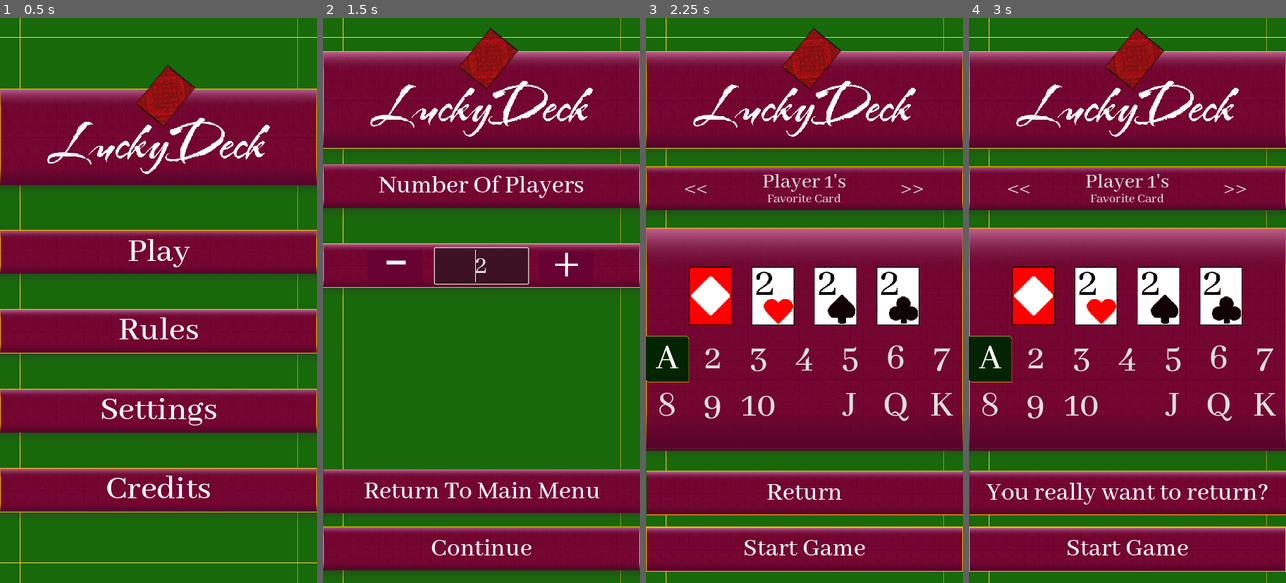
Above: before the commit, frames 1-4 (left to right).
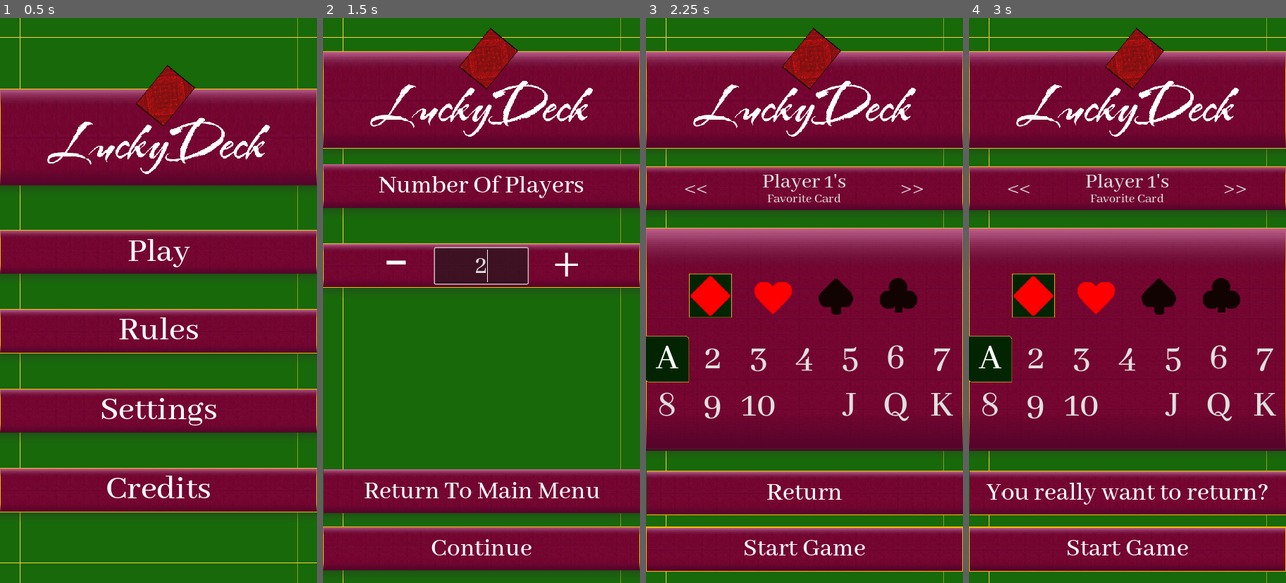
Above: after the commit, the same moments.

Repository: Yavuz7/LuckyDeck
Game: Godot game, scene res://Scripts/main_menu.tscn
Same seed, same stepped clock (60 frames per second), same inputs: the game is played once before the commit and once after it.
Inputs:
- Up to frame 1 (0.5 s): no input
- Up to frame 2 (1.5 s): click "Play" at 0.5 s; click "Play" at 1.25 s
- Up to frame 3 (2.25 s): click "Continue" at 2 s
- Up to frame 4 (3 s): click "Return" at 2.75 s

Frame 1 is identical in both runs. In frame 2, less than 0.1% of the frame differs, in the area x 48-66%, y 40-48%; in frame 3, 5.2%, in the area x 13-87%, y 44-55%; in frame 4, 5.2%.

Commit message:
Added New Button Icons, Added Rules Page, Fixed Settings Page

Diff:
--- a/Menus/player_favorite_card_menu.tscn
+++ b/Menus/player_favorite_card_menu.tscn
@@ -7,14 +7,17 @@
 [ext_resource type="PackedScene" uid="uid://cvgijvugy7wxe" path="res://assets/button_scene.tscn" id="5_ih1l5"]
 [ext_resource type="Texture2D" uid="uid://bgmppv2cfhcf6" path="res://assets/Images/luckydecklogo.png" id="6_8r48o"]
 [ext_resource type="Texture2D" uid="uid://dpqbxplhq7uc" path="res://assets/Images/bigArea.png" id="7_eqpu7"]
-[ext_resource type="Texture2D" uid="uid://dd6xoy4hk75l0" path="res://assets/Images/CardFronts/cards1-2.png" id="7_qqvy6"]
-[ext_resource type="Texture2D" uid="uid://skqe0wti1hj4" path="res://assets/Images/CardFronts/cards1-1.png" id="8_ev2v0"]
-[ext_resource type="Texture2D" uid="uid://dyqua4h061bdt" path="res://assets/Images/CardFronts/cards2-2.png" id="9_6kjnu"]
-[ext_resource type="Texture2D" uid="uid://djp50bkf568lt" path="res://assets/Images/CardFronts/cards3-2.png" id="10_we5hs"]
-[ext_resource type="Texture2D" uid="uid://bblli8752c24p" path="res://assets/Images/CardFronts/cards4-2.png" id="11_geyms"]
+[ext_resource type="Texture2D" uid="uid://bn0gycc1c1c4q" path="res://assets/Images/cardIconsForSelection/icons0000.png" id="8_ya2cn"]
+[ext_resource type="Texture2D" uid="uid://ct4qc5mx2hkcq" path="res://assets/Images/cardIconsForSelection/iconsselected0000.png" id="9_cgfth"]
+[ext_resource type="Texture2D" uid="uid://dyd1bindyimtm" path="res://assets/Images/cardIconsForSelection/icons0013.png" id="10_xlu7g"]
+[ext_resource type="Texture2D" uid="uid://d4fq3wahhb1ue" path="res://assets/Images/cardIconsForSelection/iconsselected0013.png" id="11_jx3oa"]
 [ext_resource type="StyleBox" uid="uid://c2ji6gf4rscq" path="res://assets/style/buttonSelectBox.tres" id="12_0eglg"]
+[ext_resource type="Texture2D" uid="uid://cfhur00cwg283" path="res://assets/Images/cardIconsForSelection/icons0026.png" id="12_h3pts"]
+[ext_resource type="Texture2D" uid="uid://dymagdpy1k10x" path="res://assets/Images/cardIconsForSelection/iconsselected0026.png" id="13_7caub"]
 [ext_resource type="Theme" uid="uid://brkyelj36ne10" path="res://Scripts/maintheme.tres" id="13_oxe6j"]
 [ext_resource type="Texture2D" uid="uid://dsyec6g04gdst" path="res://assets/Images/Buttons/buttonhighlights.svg" id="14_0v47k"]
+[ext_resource type="Texture2D" uid="uid://dahtqc12bn4jb" path="res://assets/Images/cardIconsForSelection/icons0039.png" id="14_f26yk"]
+[ext_resource type="Texture2D" uid="uid://csbg6km7e1tju" path="res://assets/Images/cardIconsForSelection/iconsselected0039.png" id="15_2ui41"]
 [ext_resource type="Texture2D" uid="uid://bfv4r7hwpte2q" path="res://assets/Images/buttonpattern2.png" id="15_kwy4t"]
 
 [sub_resource type="StyleBoxEmpty" id="StyleBoxEmpty_oongi"]
@@ -202,29 +205,29 @@
 toggle_mode = true
 button_pressed = true
 button_group = ExtResource("2_7fcjv")
-texture_normal = ExtResource("7_qqvy6")
-texture_pressed = ExtResource("8_ev2v0")
+texture_normal = ExtResource("8_ya2cn")
+texture_pressed = ExtResource("9_cgfth")
 
 [node name="Heart" type="TextureButton" parent="mainLayoutCredits/SelectionBox/cardSelection/VBoxContainer/Suit Selection/HBoxContainer"]
 layout_mode = 2
 toggle_mode = true
 button_group = ExtResource("2_7fcjv")
-texture_normal = ExtResource("9_6kjnu")
-texture_pressed = ExtResource("8_ev2v0")
+texture_normal = ExtResource("10_xlu7g")
+texture_pressed = ExtResource("11_jx3oa")
 
 [node name="Spade" type="TextureButton" parent="mainLayoutCredits/SelectionBox/cardSelection/VBoxContainer/Suit Selection/HBoxContainer"]
 layout_mode = 2
 toggle_mode = true
 button_group = ExtResource("2_7fcjv")
-texture_normal = ExtResource("10_we5hs")
-texture_pressed = ExtResource("8_ev2v0")
+texture_normal = ExtResource("12_h3pts")
+texture_pressed = ExtResource("13_7caub")
 
 [node name="Club" type="TextureButton" parent="mainLayoutCredits/SelectionBox/cardSelection/VBoxContainer/Suit Selection/HBoxContainer"]
 layout_mode = 2
 toggle_mode = true
 button_group = ExtResource("2_7fcjv")
-texture_normal = ExtResource("11_geyms")
-texture_pressed = ExtResource("8_ev2v0")
+texture_normal = ExtResource("14_f26yk")
+texture_pressed = ExtResource("15_2ui41")
 
 [node name="MarginContainer" type="MarginContainer" parent="mainLayoutCredits/SelectionBox/cardSelection/VBoxContainer"]
 layout_mode = 2
--- a/Menus/player_number_selection.tscn
+++ b/Menus/player_number_selection.tscn
@@ -7,11 +7,9 @@
 [ext_resource type="Theme" uid="uid://brkyelj36ne10" path="res://Scripts/maintheme.tres" id="4_u1d0b"]
 [ext_resource type="Script" path="res://assets/returnButton.gd" id="5_by2kf"]
 
-[sub_resource type="PlaceholderTexture2D" id="PlaceholderTexture2D_7xfou"]
-size = Vector2(0, 0)
-
-[sub_resource type="StyleBoxFlat" id="StyleBoxFlat_ey3mi"]
-bg_color = Color(0.407843, 0.00784314, 0.2, 1)
+[sub_resource type="PlaceholderTexture2D" id="PlaceholderTexture2D_cqvo7"]
+
+[sub_resource type="StyleBoxEmpty" id="StyleBoxEmpty_gpwuu"]
 
 [sub_resource type="StyleBoxEmpty" id="StyleBoxEmpty_puhaq"]
 
@@ -21,6 +19,10 @@
 [sub_resource type="StyleBoxEmpty" id="StyleBoxEmpty_6pv0k"]
 
 [sub_resource type="StyleBoxEmpty" id="StyleBoxEmpty_0vc4m"]
+
+[sub_resource type="StyleBoxEmpty" id="StyleBoxEmpty_7dt22"]
+
+[sub_resource type="StyleBoxEmpty" id="StyleBoxEmpty_rgy5p"]
 
 [node name="playerNumberSelection" type="Panel"]
 anchors_preset = 15
@@ -84,7 +86,7 @@
 [node name="PlayersHeading" parent="mainLayoutCredits/Heading Seperator" instance=ExtResource("2_pldgd")]
 layout_mode = 2
 
-[node name="Label" type="Label" parent="mainLayoutCredits/Heading Seperator/PlayersHeading"]
+[node name="Label2" type="Label" parent="mainLayoutCredits/Heading Seperator/PlayersHeading"]
 layout_mode = 1
 anchors_preset = 8
 anchor_left = 0.5
@@ -105,10 +107,6 @@
 [node name="playerButtons" parent="mainLayoutCredits" instance=ExtResource("2_pldgd")]
 layout_mode = 2
 
-[node name="TextureRect" parent="mainLayoutCredits/playerButtons" index="0"]
-offset_top = 1.0
-offset_bottom = -1.0
-
 [node name="totalPlayers" type="SpinBox" parent="mainLayoutCredits/playerButtons/TextureRect" index="0"]
 layout_mode = 1
 anchors_preset = 8
@@ -122,8 +120,9 @@
 offset_bottom = 40.0
 grow_horizontal = 2
 grow_vertical = 2
-theme_override_icons/updown = SubResource("PlaceholderTexture2D_7xfou")
+theme_override_icons/updown = SubResource("PlaceholderTexture2D_cqvo7")
 min_value = 2.0
+max_value = 1000.0
 value = 2.0
 rounded = true
 allow_greater = true
@@ -142,7 +141,7 @@
 offset_bottom = 37.0
 theme_override_colors/font_pressed_color = Color(0, 0, 0, 1)
 theme_override_font_sizes/font_size = 0
-theme_override_styles/normal = SubResource("StyleBoxFlat_ey3mi")
+theme_override_styles/normal = SubResource("StyleBoxEmpty_gpwuu")
 theme_override_styles/hover = SubResource("StyleBoxEmpty_puhaq")
 theme_override_styles/pressed = SubResource("StyleBoxFlat_qeg7c")
 theme_override_styles/disabled = SubResource("StyleBoxEmpty_6pv0k")
@@ -177,7 +176,7 @@
 offset_bottom = 35.0
 theme_override_colors/font_pressed_color = Color(0, 0, 0, 1)
 theme_override_font_sizes/font_size = 0
-theme_override_styles/normal = SubResource("StyleBoxFlat_ey3mi")
+theme_override_styles/normal = SubResource("StyleBoxEmpty_7dt22")
 theme_override_styles/hover = SubResource("StyleBoxEmpty_puhaq")
 theme_override_styles/pressed = SubResource("StyleBoxFlat_qeg7c")
 theme_override_styles/disabled = SubResource("StyleBoxEmpty_6pv0k")
@@ -195,6 +194,7 @@
 grow_horizontal = 2
 grow_vertical = 2
 theme_override_font_sizes/font_size = 140
+theme_override_styles/normal = SubResource("StyleBoxEmpty_rgy5p")
 text = "+"
 horizontal_alignment = 1
 vertical_alignment = 3
--- a/Menus/rules_menu.tscn
+++ b/Menus/rules_menu.tscn
@@ -4,7 +4,7 @@
 [ext_resource type="PackedScene" uid="uid://cvgijvugy7wxe" path="res://assets/button_scene.tscn" id="2_ptkh5"]
 [ext_resource type="Texture2D" uid="uid://bgmppv2cfhcf6" path="res://assets/Images/luckydecklogo.png" id="3_rvoj6"]
 [ext_resource type="Theme" uid="uid://brkyelj36ne10" path="res://Scripts/maintheme.tres" id="4_6e6fk"]
-[ext_resource type="Texture2D" uid="uid://dpqbxplhq7uc" path="res://assets/Images/bigArea.png" id="5_8paeo"]
+[ext_resource type="Texture2D" uid="uid://dtfnemlxxny4m" path="res://assets/Images/rulesimage.png" id="5_75v6c"]
 [ext_resource type="Script" path="res://assets/returnButton.gd" id="5_dj7v1"]
 
 [node name="RulesMenu" type="Panel"]
@@ -94,9 +94,10 @@
 layout_mode = 2
 
 [node name="Texturedtexture" parent="mainLayoutRules/RulesInfoBox/Rules Toggle" index="0"]
-texture = ExtResource("5_8paeo")
+texture = ExtResource("5_75v6c")
 
 [node name="TextureRect" parent="mainLayoutRules/RulesInfoBox/Rules Toggle" index="1"]
+visible = false
 offset_top = -3.0
 offset_bottom = 3.0
 metadata/_edit_use_anchors_ = true
--- a/Menus/settings_menu.tscn
+++ b/Menus/settings_menu.tscn
@@ -1,10 +1,34 @@
-[gd_scene load_steps=6 format=3 uid="uid://dkmq07x8ri8vp"]
+[gd_scene load_steps=18 format=3 uid="uid://dkmq07x8ri8vp"]
 
 [ext_resource type="Texture2D" uid="uid://bd3eeolp5h22g" path="res://assets/Images/rectangleborderyellow.svg" id="1_vqpnr"]
 [ext_resource type="PackedScene" uid="uid://cvgijvugy7wxe" path="res://assets/button_scene.tscn" id="2_p5lnu"]
 [ext_resource type="Texture2D" uid="uid://bgmppv2cfhcf6" path="res://assets/Images/luckydecklogo.png" id="3_4hchn"]
 [ext_resource type="Theme" uid="uid://brkyelj36ne10" path="res://Scripts/maintheme.tres" id="4_ue3t1"]
 [ext_resource type="Script" path="res://assets/returnButton.gd" id="5_a7173"]
+
+[sub_resource type="StyleBoxEmpty" id="StyleBoxEmpty_tlymw"]
+
+[sub_resource type="StyleBoxEmpty" id="StyleBoxEmpty_xd02a"]
+
+[sub_resource type="StyleBoxEmpty" id="StyleBoxEmpty_46ltj"]
+
+[sub_resource type="StyleBoxEmpty" id="StyleBoxEmpty_s1ef6"]
+
+[sub_resource type="StyleBoxEmpty" id="StyleBoxEmpty_iy45v"]
+
+[sub_resource type="StyleBoxEmpty" id="StyleBoxEmpty_4wy53"]
+
+[sub_resource type="StyleBoxEmpty" id="StyleBoxEmpty_uqywk"]
+
+[sub_resource type="StyleBoxEmpty" id="StyleBoxEmpty_cqtio"]
+
+[sub_resource type="StyleBoxEmpty" id="StyleBoxEmpty_mvd21"]
+
+[sub_resource type="StyleBoxEmpty" id="StyleBoxEmpty_gj2l6"]
+
+[sub_resource type="StyleBoxEmpty" id="StyleBoxEmpty_r66h5"]
+
+[sub_resource type="StyleBoxEmpty" id="StyleBoxEmpty_nbj70"]
 
 [node name="SettingsMenu" type="Panel"]
 anchors_preset = 15
@@ -103,7 +127,12 @@
 
 [node name="CheckButton" type="CheckButton" parent="mainLayoutSettings/SettingsSeperator/Music Toggle/MarginContainer"]
 layout_mode = 2
-theme = ExtResource("4_ue3t1")
+theme_override_styles/normal = SubResource("StyleBoxEmpty_tlymw")
+theme_override_styles/pressed = SubResource("StyleBoxEmpty_xd02a")
+theme_override_styles/disabled = SubResource("StyleBoxEmpty_46ltj")
+theme_override_styles/hover = SubResource("StyleBoxEmpty_s1ef6")
+theme_override_styles/hover_pressed = SubResource("StyleBoxEmpty_iy45v")
+theme_override_styles/focus = SubResource("StyleBoxEmpty_4wy53")
 text = "Music"
 icon_alignment = 2
 expand_icon = true
@@ -124,6 +153,12 @@
 [node name="CheckButton" type="CheckButton" parent="mainLayoutSettings/SettingsSeperator/VFX Toggle/MarginContainer"]
 layout_mode = 2
 theme = ExtResource("4_ue3t1")
+theme_override_styles/normal = SubResource("StyleBoxEmpty_uqywk")
+theme_override_styles/pressed = SubResource("StyleBoxEmpty_cqtio")
+theme_override_styles/disabled = SubResource("StyleBoxEmpty_mvd21")
+theme_override_styles/hover = SubResource("StyleBoxEmpty_gj2l6")
+theme_override_styles/hover_pressed = SubResource("StyleBoxEmpty_r66h5")
+theme_override_styles/focus = SubResource("StyleBoxEmpty_nbj70")
 text = "VFX
 "
 icon_alignment = 2
--- a/Scripts/maintheme.tres
+++ b/Scripts/maintheme.tres
@@ -51,6 +51,32 @@
 Button/styles/hover = SubResource("StyleBoxFlat_qi3op")
 Button/styles/normal = SubResource("StyleBoxFlat_4jbi0")
 Button/styles/pressed = SubResource("StyleBoxFlat_784cy")
+CheckBox/colors/font_color = Color(0, 0, 0, 1)
+CheckBox/colors/font_disabled_color = Color(0, 0, 0, 1)
+CheckBox/colors/font_focus_color = Color(0, 0, 0, 1)
+CheckBox/colors/font_hover_color = Color(0, 0, 0, 1)
+CheckBox/colors/font_hover_pressed_color = Color(0, 0, 0, 1)
+CheckBox/colors/font_outline_color = Color(0, 0, 0, 1)
+CheckBox/colors/font_pressed_color = Color(0, 0, 0, 1)
+CheckBox/constants/check_v_offset = 0
+CheckBox/constants/h_separation = 0
+CheckBox/constants/outline_size = 0
+CheckBox/font_sizes/font_size = 60
+CheckBox/fonts/font = ExtResource("1_makcl")
+CheckBox/icons/checked = null
+CheckBox/icons/checked_disabled = null
+CheckBox/icons/radio_checked = null
+CheckBox/icons/radio_checked_disabled = null
+CheckBox/icons/radio_unchecked = null
+CheckBox/icons/radio_unchecked_disabled = null
+CheckBox/icons/unchecked = null
+CheckBox/icons/unchecked_disabled = null
+CheckBox/styles/disabled = null
+CheckBox/styles/focus = null
+CheckBox/styles/hover = null
+CheckBox/styles/hover_pressed = null
+CheckBox/styles/normal = null
+CheckBox/styles/pressed = null
 MarginContainer/constants/margin_bottom = 5
 MarginContainer/constants/margin_left = 5
 MarginContainer/constants/margin_right = 5
Not shown: 1 places in Menus/player_favorite_card_menu.tscn that only renumber resources
Not shown: 1 places in Menus/player_number_selection.tscn that only renumber resources
Binary file added: assets/Images/cardIconsForSelection/icons0000.png
Not shown, added: assets/Images/cardIconsForSelection/icons0000.png.import
Binary file added: assets/Images/cardIconsForSelection/icons0013.png
Not shown, added: assets/Images/cardIconsForSelection/icons0013.png.import
Binary file added: assets/Images/cardIconsForSelection/icons0026.png
Not shown, added: assets/Images/cardIconsForSelection/icons0026.png.import
Binary file added: assets/Images/cardIconsForSelection/icons0039.png
Not shown, added: assets/Images/cardIconsForSelection/icons0039.png.import
Binary file added: assets/Images/cardIconsForSelection/icons0053.png
Not shown, added: assets/Images/cardIconsForSelection/icons0053.png.import
(and 12 more such lines)
